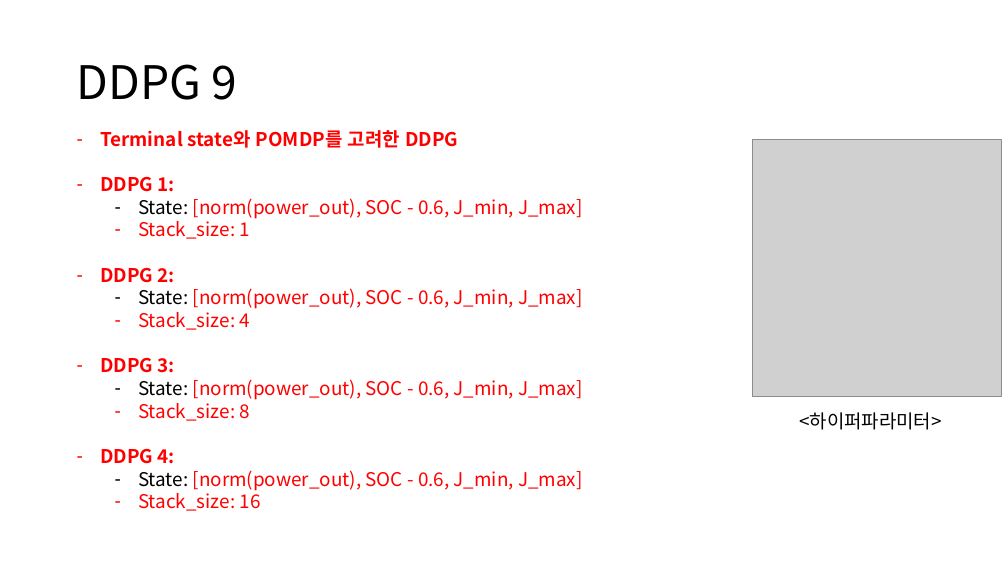
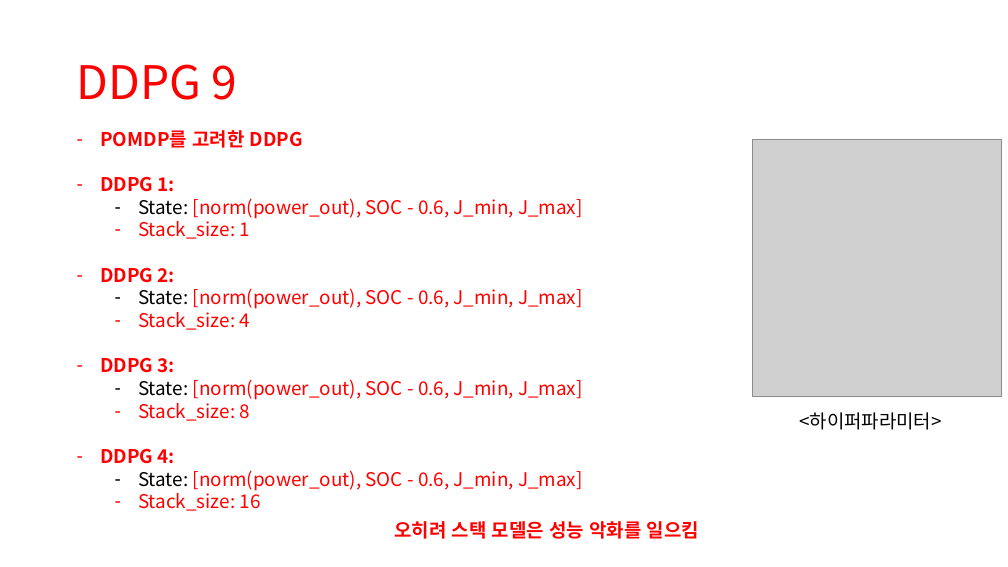
Before and after one commit to zidane89/experiment, a slide deck: slide 29 of 실험정리.pptx. Drawn at 1008x567 pixels with LibreOffice and Linux fonts; fonts in the diff are those of the drawing; grey boxes stand for pictures. Boxes give left, top, right and bottom in pixels: in the first picture for what was removed or moved away, otherwise in the second. Text is boxed around its words. In the diff, an @@ line names an element or a change of style, - is before the commit and + after.

```diff
--- a/실험정리.pptx
+++ b/실험정리.pptx
@@ title "DDPG 9" at (77,64,238,100): text colour #000000 to #FF0000 @@
@@ text at (100,130,303,148): text changed @@
-  – Terminal state와 POMDP를 고려한 DDPG
+  – POMDP를 고려한 DDPG
@@ text added at (394,521,699,539), 18 pt, text #FF0000, bold @@
+오히려 스택 모델은 성능 악화를 일으킴
```
Also in this commit, not shown: 2 other slides changed, 4 slides added, 10 other files.
